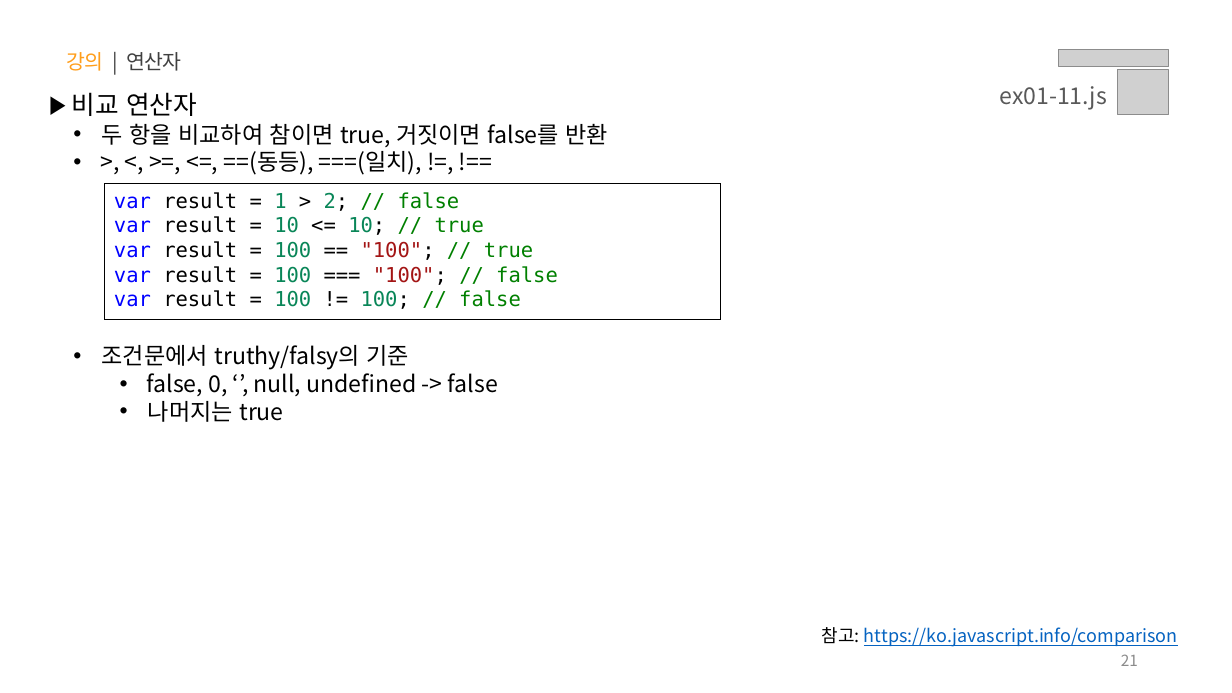
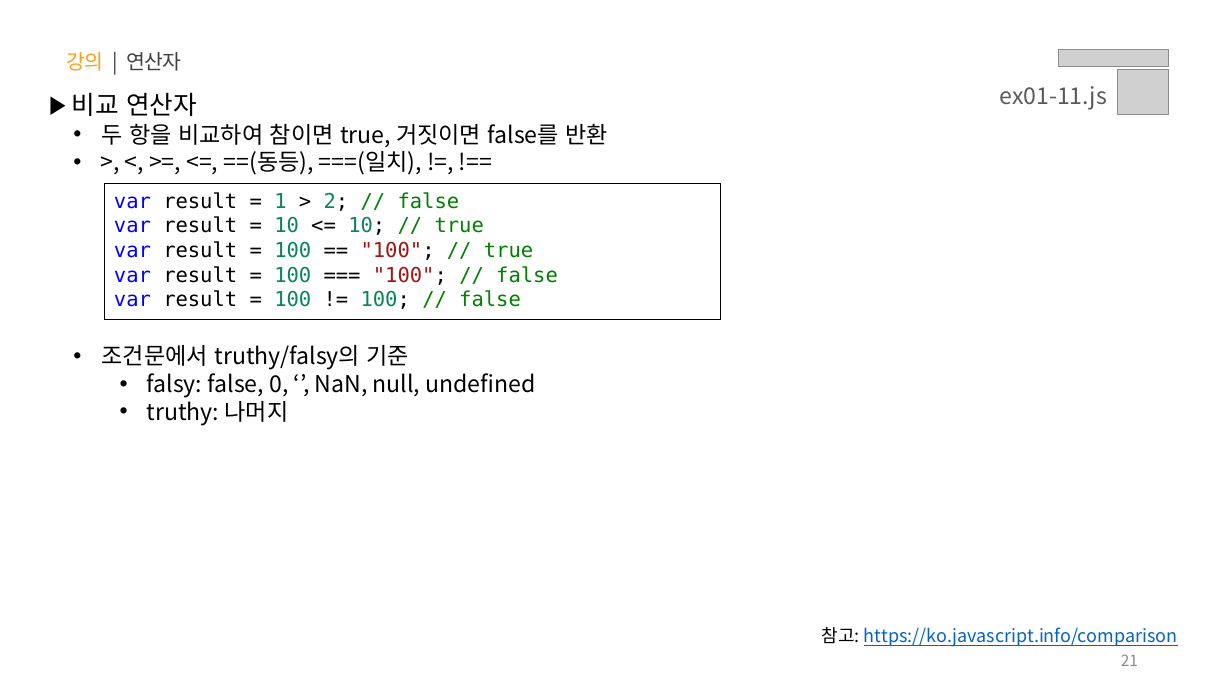
Before and after one commit to yebin-jeong/learn-js, a slide deck: slide 21 of PPT/01.자바스크립트 - 기초 문법.pptx. Drawn at 1232x693 pixels with LibreOffice and Linux fonts; fonts in the diff are those of the drawing; grey boxes stand for pictures. Boxes give left, top, right and bottom in pixels: in the first picture for what was removed or moved away, otherwise in the second. Text is boxed around its words. In the diff, an @@ line names an element or a change of style, - is before the commit and + after.

```diff
--- a/PPT/01.자바스크립트 - 기초 문법.pptx
+++ b/PPT/01.자바스크립트 - 기초 문법.pptx
@@ text at box(147, 369, 535, 425): text changed @@
-    • false, 0, ‘’, null, undefined -> false
-    • 나머지는 true
+    • falsy: false, 0, ‘’, NaN, null, undefined
+    • truthy: 나머지
```
Also in this commit, not shown: 5 other slides changed.
